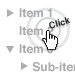
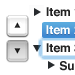
Comparing the layer stacks of the two 75x75 images. Changes:
added group "keyboard nav" with 8 layers above "click handlers" over box(6, 5, 75, 72)
added layer "sel copy" in group "keyboard nav" over box(40, 38, 75, 58)
added layer "Group 1 copy 6" in group "keyboard nav" over box(6, 15, 29, 38)
added layer "Group 1 copy 5" in group "keyboard nav" over box(6, 40, 29, 63)
added group "single selection copy" with 2 layers in group "keyboard nav" over box(42, 22, 75, 38)
added layer "Item 2 copy" in group "single selection copy" over box(46, 25, 75, 35)
added layer "Layer 17 copy 5" in group "single selection copy" over box(42, 22, 75, 38)
added layer "Item 1 Item 2 Item 3 Sub-item copy" in group "keyboard nav" over box(46, 7, 75, 71)
added layer "Layer 20 copy" in group "keyboard nav" over box(29, 5, 58, 72)
renamed "Group 1" to "click handlers", hid the group it (6 layers) over box(6, 5, 75, 72)
hid group "base" (2 layers) over box(6, 6, 75, 72)
